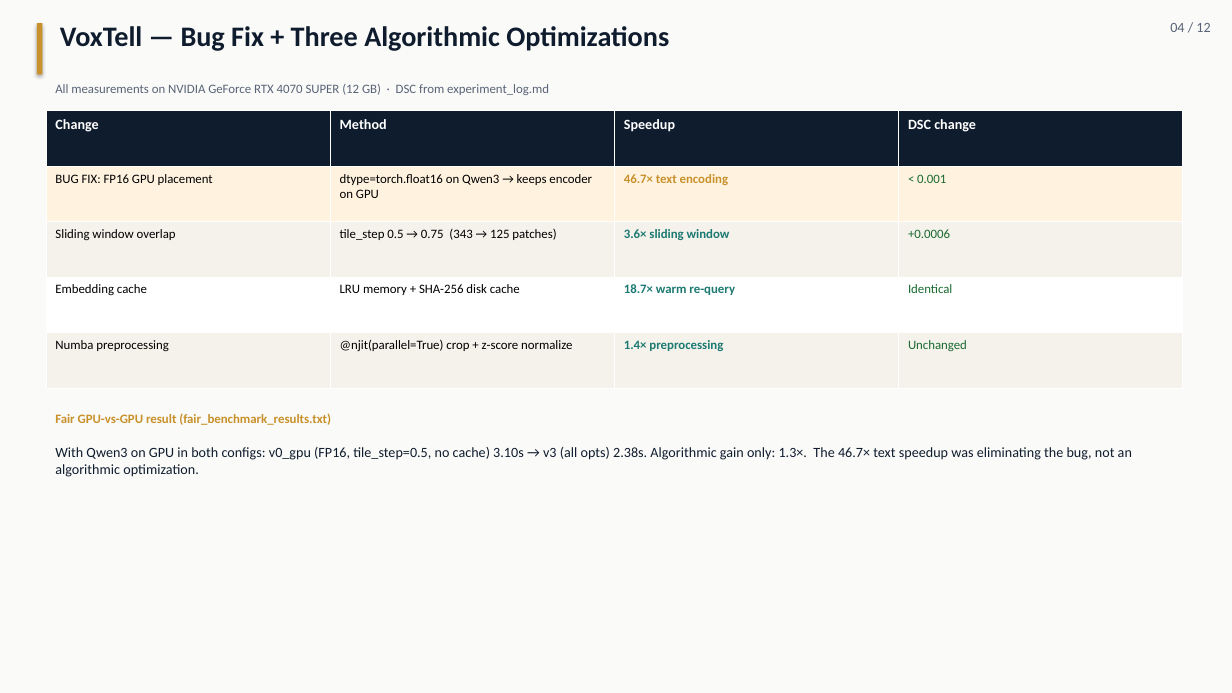
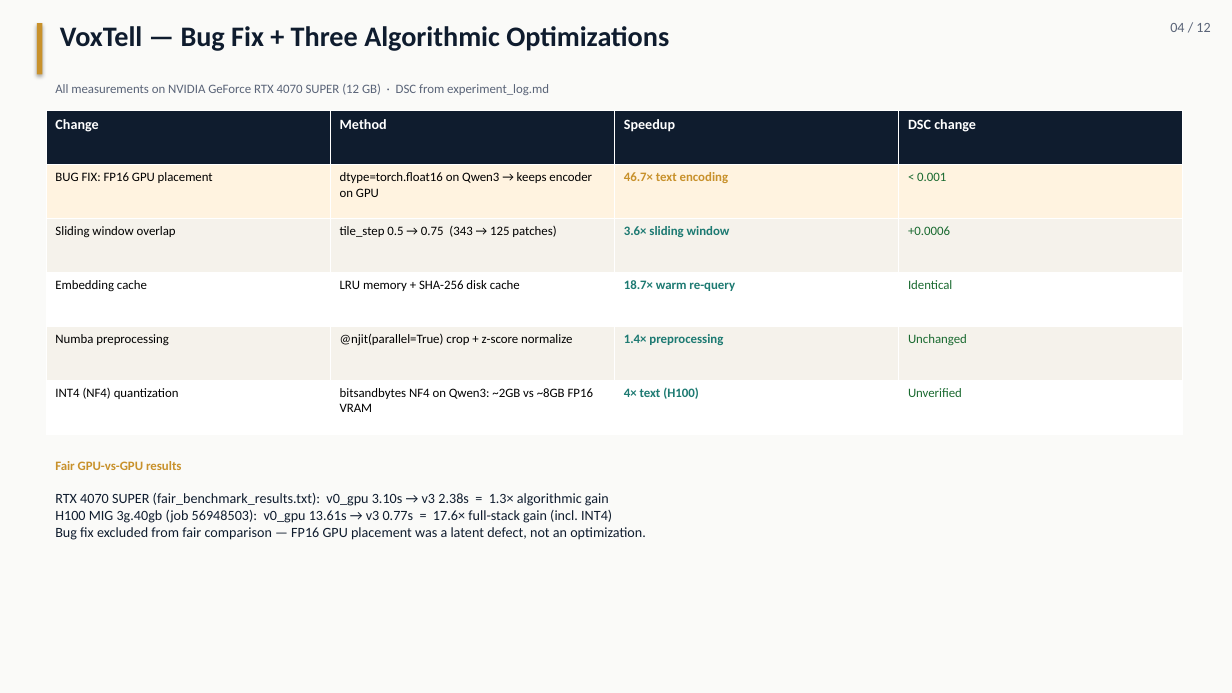
Before and after one commit to pentaexe/VoxTell-main, a slide deck: slide 4 of slides.pptx. Drawn at 1232x693 pixels with LibreOffice and Linux fonts; fonts in the diff are those of the drawing. Boxes give left, top, right and bottom in pixels: in the first picture for what was removed or moved away, otherwise in the second. Text is boxed around its words. In the diff, an @@ line names an element or a change of style, - is before the commit and + after.

```diff
--- a/slides.pptx
+++ b/slides.pptx
@@ table at [46,111,1185,434] @@
+row 6: INT4 (NF4) quantization | bitsandbytes NF4 on Qwen3: ~2GB vs ~8GB FP16 VRAM | 4× text (H100) | Unverified
@@ text at [55,461,182,470]: text changed @@
-Fair GPU-vs-GPU result (fair_benchmark_results.txt)
+Fair GPU-vs-GPU results
@@ text at [55,493,646,540]: text changed @@
-With Qwen3 on GPU in both configs: v0_gpu (FP16, tile_step=0.5, no cache) 3.10s → v3 (all opts) 2.38s. Algorithmic gain only: 1.3×. The 46.7× text speedup was eliminating the bug, not an algorithmic optimization.
+RTX 4070 SUPER (fair_benchmark_results.txt): v0_gpu 3.10s → v3 2.38s = 1.3× algorithmic gain
+H100 MIG 3g.40gb (job 56948503): v0_gpu 13.61s → v3 0.77s = 17.6× full-stack gain (incl. INT4)
+Bug fix excluded from fair comparison — FP16 GPU placement was a latent defect, not an optimization.
```
Also in this commit, not shown: 2 other slides changed, 1 other file.
